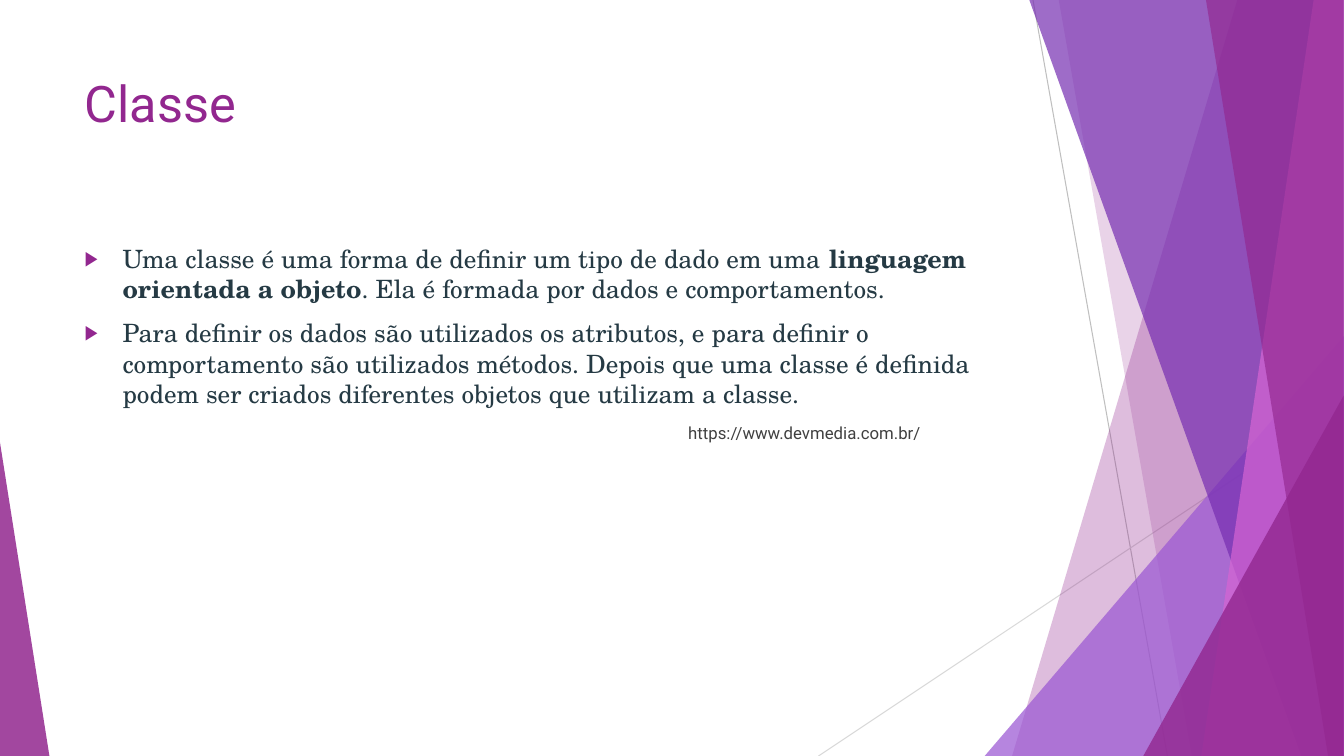
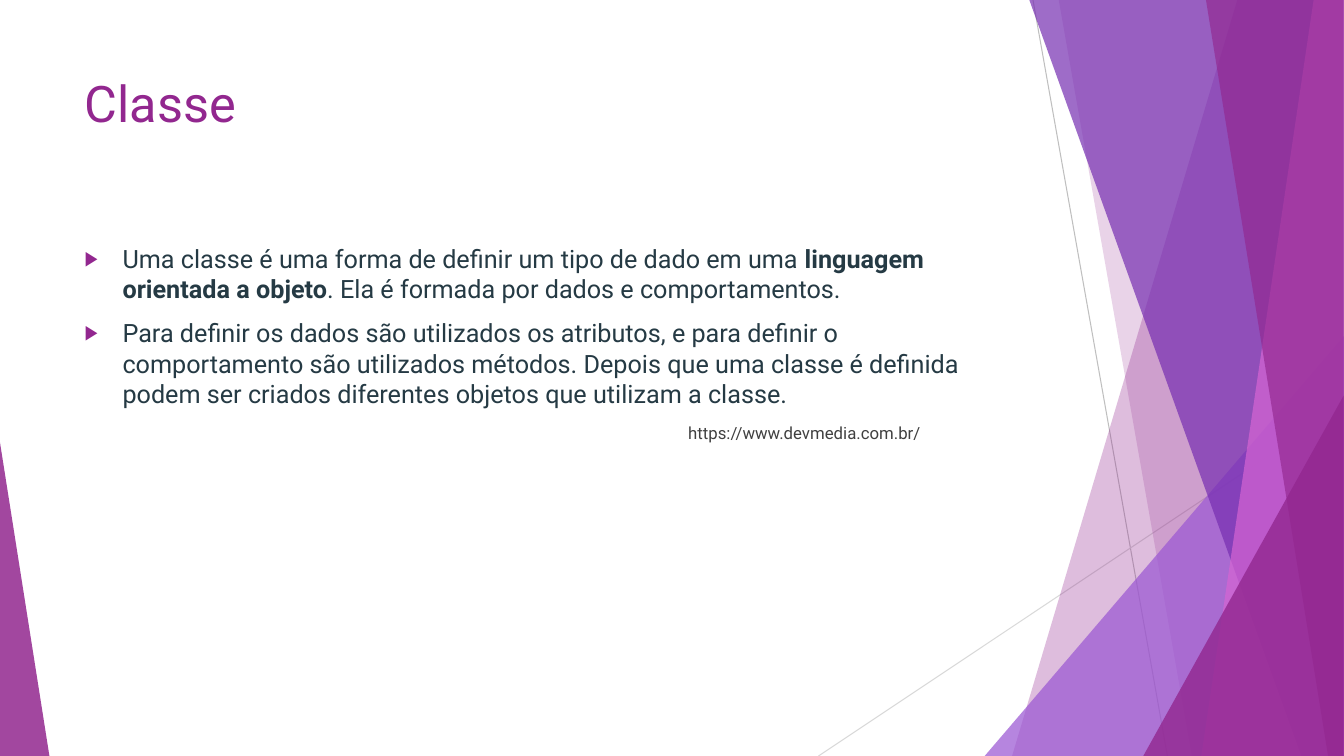
Before and after one commit to Hidekithiago/CSharp, a slide deck: slide 3 of Curso/Curso - cSharp.pptx. Drawn at 1344x756 pixels with LibreOffice and Linux fonts; fonts in the diff are those of the drawing. Boxes give left, top, right and bottom in pixels: in the first picture for what was removed or moved away, otherwise in the second. Text is boxed around its words. In the diff, an @@ line names an element or a change of style, - is before the commit and + after.

```diff
--- a/Curso/Curso - cSharp.pptx
+++ b/Curso/Curso - cSharp.pptx
@@ text at bbox=[123, 249, 958, 409]: font TeX Gyre Schola to Roboto @@
```
Also in this commit, not shown: 7 other slides changed, 1 slide added, 1 slide removed, 17 other files.
